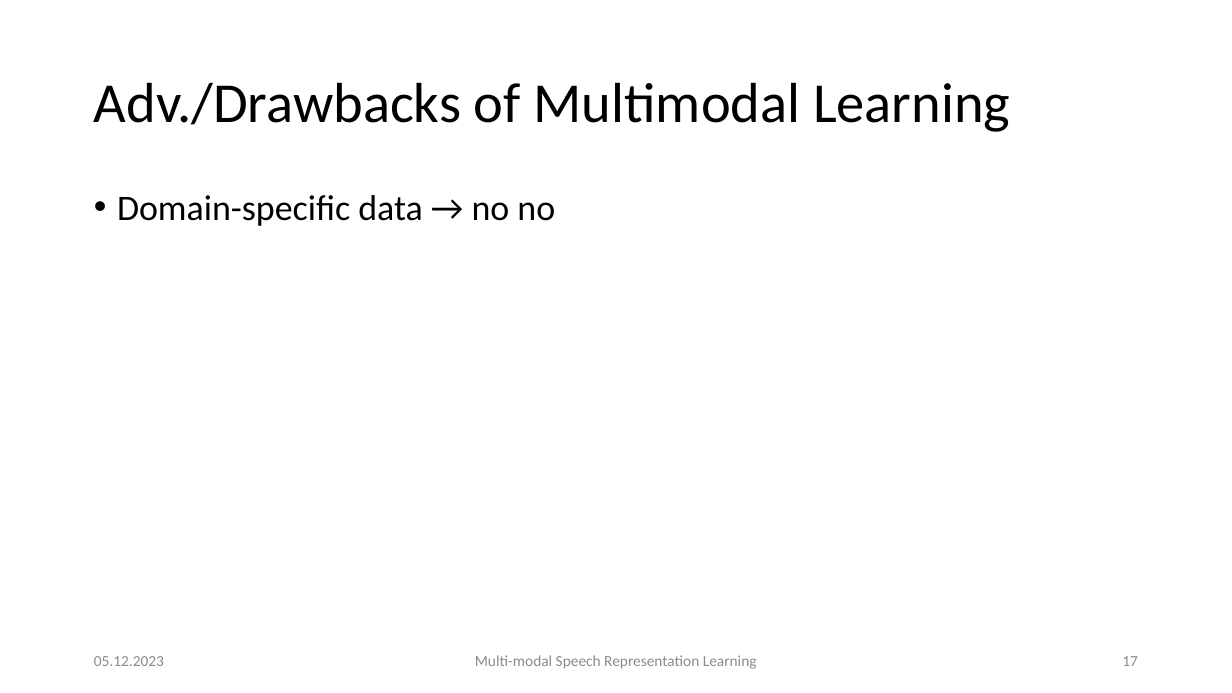
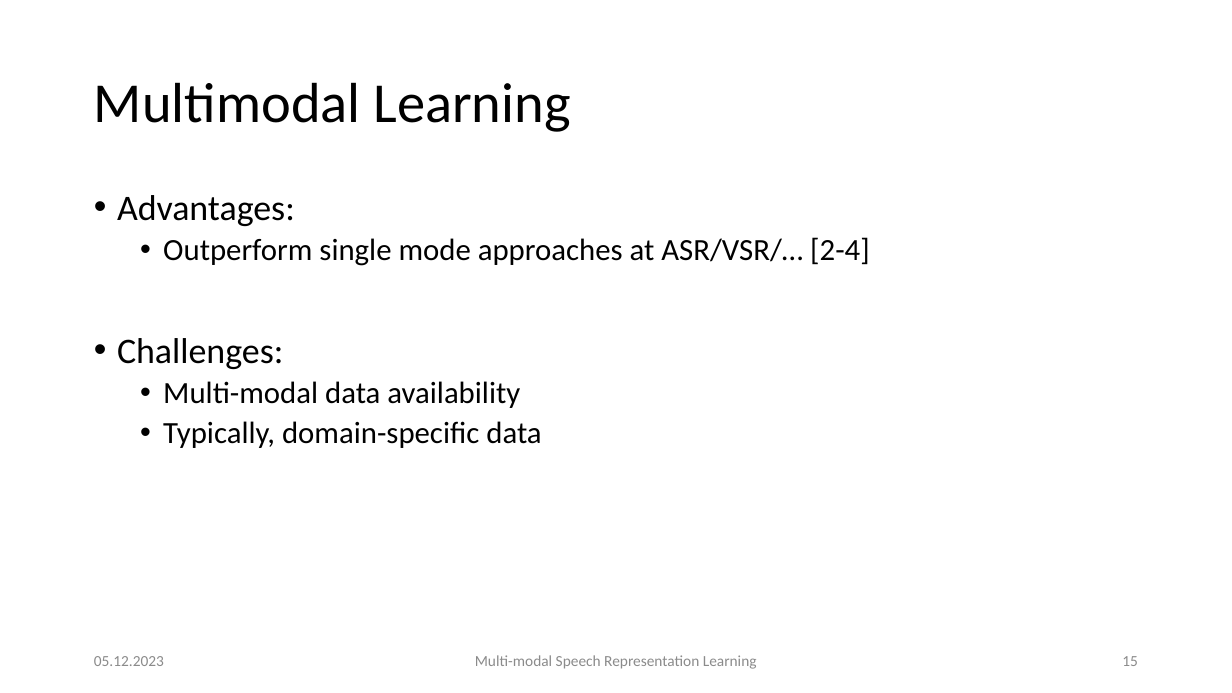
Before and after one commit to carlos-schmidt/nn-seminar, a slide deck: slide 15 of presentation.pptx (slide 17 before the commit). Drawn at 1232x693 pixels with LibreOffice and Linux fonts; fonts in the diff are those of the drawing. Boxes give left, top, right and bottom in pixels: in the first picture for what was removed or moved away, otherwise in the second. Text is boxed around its words. In the diff, an @@ line names an element or a change of style, - is before the commit and + after.

```diff
--- a/presentation.pptx
+++ b/presentation.pptx
@@ title at (94, 82, 570, 132): text changed @@
-Adv./Drawbacks of Multimodal Learning
+Multimodal Learning
@@ text at (117, 195, 869, 448): text changed; size 28 to 24 pt @@
-• Domain-specific data → no no
+• Advantages:
+  • Outperform single mode approaches at ASR/VSR/… [2-4]
+• Challenges:
+  • Multi-modal data availability
+  • Typically, domain-specific data
@@ page number at (1122, 656, 1138, 666): text changed @@
-17
+15
```
Also in this commit, not shown: 19 other slides changed, 5 slides added, 10 other files.
